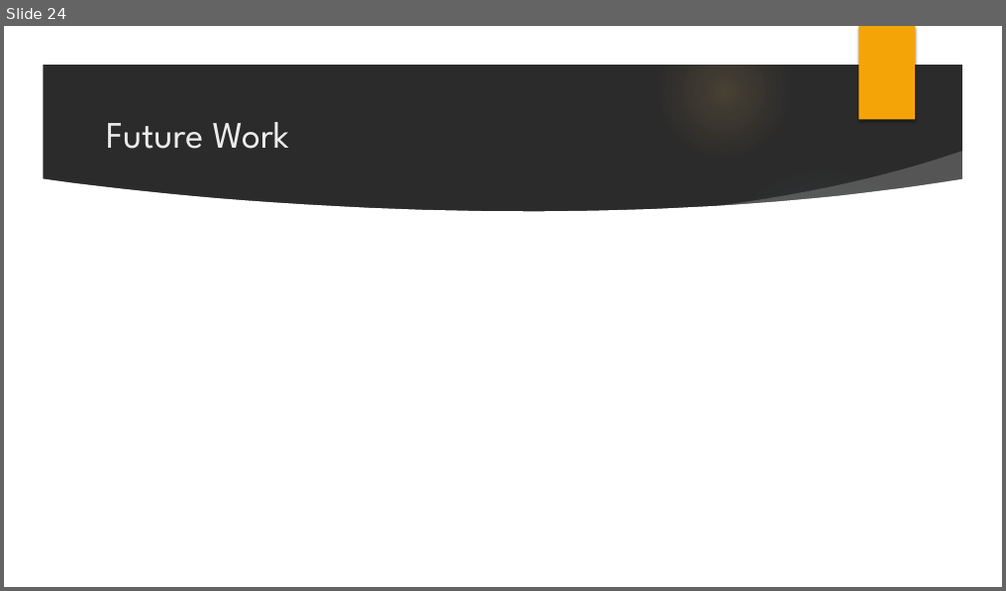
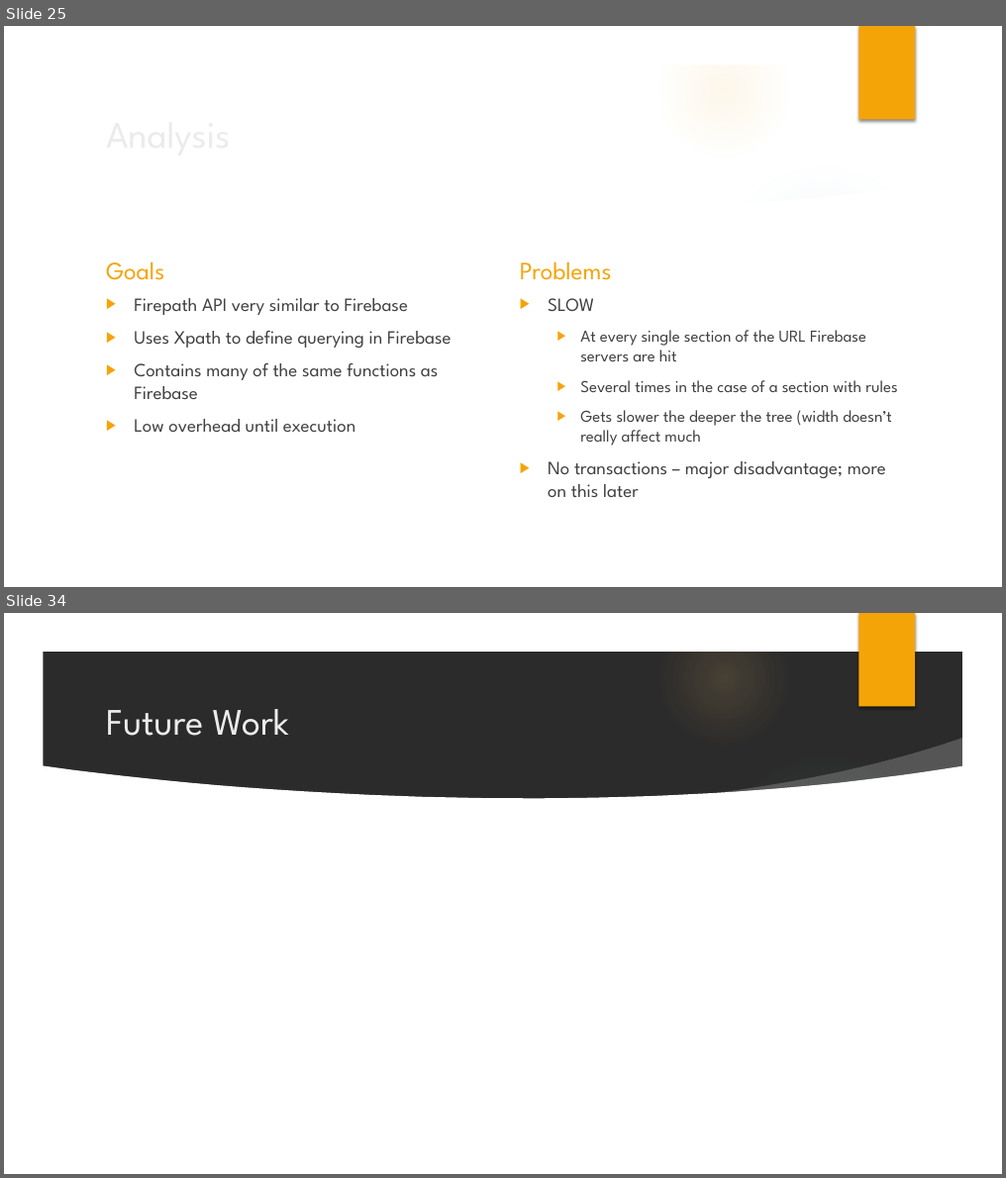
Before and after one commit to jbrelloch/Firepath, a slide deck: FirepathPresentation.pptx. Shown one above the other, each under a label of ours: slide 24 before the commit, slides 25 and 34 after it; the slides between them are not shown. The pictures are 1006x591 and 1006x1178 pixels, drawn with LibreOffice and Linux fonts; fonts in the diff are those of the drawing; background and template pictures are left out; a plain dark background stands for a picture behind light text. Boxes give left, top, right and bottom in pixels: in the first picture for what was removed or moved away, otherwise in the second. Text is boxed around its words. In the diff, an @@ line names an element or a change of style, - is before the commit and + after.

```diff
--- a/FirepathPresentation.pptx
+++ b/FirepathPresentation.pptx
@@ slide 25 added at box(4, 26, 1002, 587), background picture (left out); not listed: 10 template elements that a slide beside it also shows @@
@@ title added at box(98, 104, 816, 164), 36 pt, text #EBEBEB @@
+Analysis
@@ text added at box(106, 262, 164, 280), 24 pt, text #F5A408 @@
+Goals
@@ text added at box(520, 262, 612, 280), 24 pt, text #F5A408 @@
+Problems
@@ text added at box(134, 298, 450, 432), 18 pt, text #404040 @@
+▶ Firepath API very similar to Firebase
+▶ Uses Xpath to define querying in Firebase
+▶ Contains many of the same functions as Firebase
+▶ Low overhead until execution
@@ text added at box(548, 330, 897, 497), 16 pt, text #404040 @@
+▶ SLOW
+  ▶ At every single section of the URL Firebase servers are hit
+  ▶ Several times in the case of a section with rules
+  ▶ Gets slower the deeper the tree (width doesn’t really affect much
+▶ No transactions – major disadvantage; more on this later
@@ what was slide 24 is now slide 34 @@
```
Also in this commit, not shown: 10 slides changed, 14 other slides added, 5 slides removed, 14 other files.
